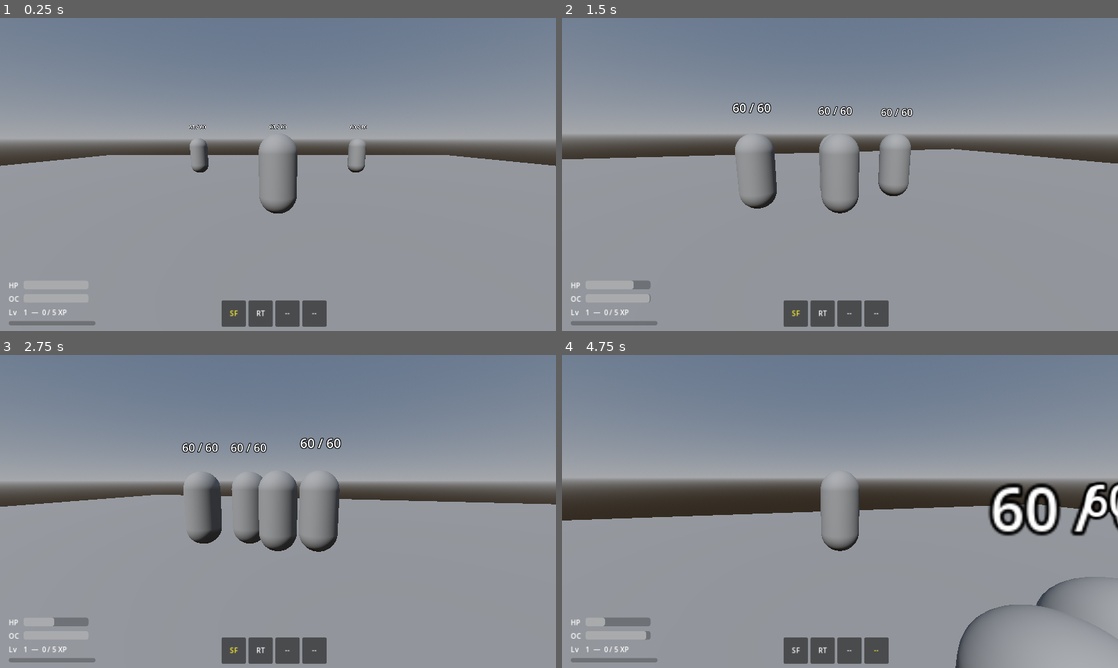
Above: before the commit, frames 1-4 (two rows, left to right).
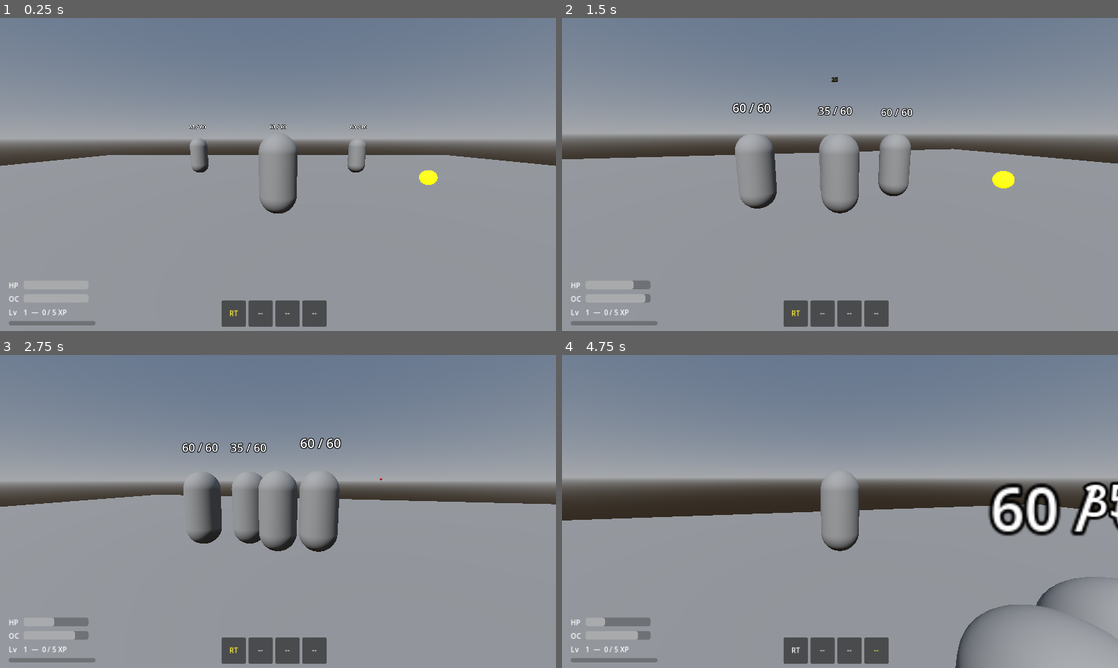
Above: after the commit, the same moments.

Repository: architectwuji-hash/sun-petal-kingdom
Game: Godot game, scene res://scenes/world/TestArena.tscn
Two runs of this game, one before a commit and one after it. Both use one fixed random seed, a clock stepped at 60 frames per second and the inputs below.
Inputs (mouse positions are in pixels of both pictures, inside the frame that each line leads up to):
- Up to frame 1 (0.25 s): no input
- Up to frame 2 (1.5 s): tap Enter (ui_accept) at 0.5, 0.77 s; move the mouse to (834, 180) at 0.52 s; hold Right mouse button (use_power) 0.53-1.28 s; hold W (move_forward) from 0.53 s (still down); move the mouse to (878, 177) at 1.27 s; click (878, 177) at 1.35 s
- Up to frame 3 (2.75 s): keep holding W (move_forward); tap Enter (ui_accept) at 1.52 s; right-click (316, 514) at 1.55 s; move the mouse to (233, 508) at 2.02 s; hold 1 (slot_1) from 2.03 s (still down); right-click (233, 508) at 2.3 s
- Up to frame 4 (4.75 s): move the mouse to (845, 511) at 2.77 s; release W (move_forward) at 2.78 s; release 1 (slot_1) at 2.78 s; hold A (move_left) 2.78-3.53 s; tap 2 (slot_2) at 2.85 s; tap Enter (ui_accept) at 3.02, 3.77, 4.52 s; right-click (845, 511) at 3.05 s; move the mouse to (817, 505) at 3.52 s; hold 3 (slot_3) 3.53-4.28 s; hold W (move_forward) from 3.53 s (still down); right-click (817, 505) at 3.8 s; move the mouse to (867, 511) at 4.27 s; tap 4 (slot_4) at 4.35 s; right-click (867, 511) at 4.55 s

The runs differ from the first frame. In frame 1, 0.2% of the frame differs, in the area x 41-79%, y 48-96%; in frame 2, 0.3%; in frame 3, 0.2%; in frame 4, 0.5%, in the area x 13-100%, y 40-96%.

Commit message:
Task 12: Sunflower becomes world pickup item
- Removed Sunflower from flower slot array (slots now: Rose, empty, empty, empty)
- Removed sunflower burst power from PowerHandler
- Created SunflowerPickup: Area3D glowing orb that restores 1000 Ocali on contact
- SunflowerPickup placed in TestArena at (6, 0, -4)
- Ocali restore correctly capped at player max via restore_ocali()

Co-Authored-By: Claude Sonnet 4.6 <noreply@anthropic.com>
Claude-Session: https://claude.ai/code/session_01Xdz41Yjj7Zi8p9do1ybWv2

Diff:
--- /dev/null
+++ b/scenes/world/SunflowerPickup.tscn
@@ -0,0 +1,28 @@
+[gd_scene load_steps=5 format=3 uid="uid://sunflowerpickup01"]
+
+[ext_resource type="Script" path="res://scripts/world/sunflower_pickup.gd" id="1_sfpickup"]
+
+[sub_resource type="SphereMesh" id="SphereMesh_sf"]
+radius = 0.3
+height = 0.6
+
+[sub_resource type="StandardMaterial3D" id="StandardMaterial3D_sf"]
+albedo_color = Color(1, 0.85, 0, 1)
+emission_enabled = true
+emission = Color(1, 0.85, 0, 1)
+emission_energy_multiplier = 1.5
+
+[sub_resource type="SphereShape3D" id="SphereShape3D_sf"]
+radius = 0.5
+
+[node name="SunflowerPickup" type="Area3D"]
+script = ExtResource("1_sfpickup")
+
+[node name="MeshInstance3D" type="MeshInstance3D" parent="."]
+transform = Transform3D(1, 0, 0, 0, 1, 0, 0, 0, 1, 0, 0.4, 0)
+mesh = SubResource("SphereMesh_sf")
+surface_material_override/0 = SubResource("StandardMaterial3D_sf")
+
+[node name="CollisionShape3D" type="CollisionShape3D" parent="."]
+transform = Transform3D(1, 0, 0, 0, 1, 0, 0, 0, 1, 0, 0.4, 0)
+shape = SubResource("SphereShape3D_sf")
--- a/scenes/world/TestArena.tscn
+++ b/scenes/world/TestArena.tscn
@@ -1,9 +1,10 @@
-[gd_scene load_steps=10 format=3 uid="uid://5invlqhtvn1q"]
+[gd_scene load_steps=11 format=3 uid="uid://5invlqhtvn1q"]
 
 [ext_resource type="PackedScene" uid="uid://hrf6sgf4ugqi" path="res://scenes/player/Player.tscn" id="1_player"]
 [ext_resource type="PackedScene" uid="uid://cgbwvjh3il5pc" path="res://scenes/ui/HUD.tscn" id="2_hud"]
 [ext_resource type="Script" path="res://scripts/world/test_arena.gd" id="3_test_arena"]
 [ext_resource type="PackedScene" uid="uid://bakm0x787d2sy" path="res://scenes/enemies/BasicEnemy.tscn" id="4_enemy"]
+[ext_resource type="PackedScene" path="res://scenes/world/SunflowerPickup.tscn" id="5_sfpickup"]
 
 [sub_resource type="ProceduralSkyMaterial" id="ProceduralSkyMaterial_sky"]
 
@@ -54,3 +55,6 @@
 
 [node name="BasicEnemy3" parent="." instance=ExtResource("4_enemy")]
 transform = Transform3D(1, 0, 0, 0, 1, 0, 0, 0, 1, 4, 0, -6)
+
+[node name="SunflowerPickup" parent="." instance=ExtResource("5_sfpickup")]
+transform = Transform3D(1, 0, 0, 0, 1, 0, 0, 0, 1, 6, 0, -4)
--- a/scripts/player/flower_loadout.gd
+++ b/scripts/player/flower_loadout.gd
@@ -6,7 +6,7 @@
 const MAX_SLOTS: int = 4
 
 # Each slot holds a flower name string or "" if empty
-var slots: Array[String] = ["Sunflower", "Rose", "", ""]
+var slots: Array[String] = ["Rose", "", "", ""]
 var active_slot: int = 0
 
 
--- a/scripts/player/power_handler.gd
+++ b/scripts/player/power_handler.gd
@@ -1,8 +1,6 @@
 extends Node
 class_name PowerHandler
 
-@export var sunflower_burst_amount: int = 150
-@export var sunflower_burst_cost: int = 75
 @export var rose_thorn_cost: int = 50
 
 const RoseThornScene := preload("res://scenes/player/RoseThorn.tscn")
@@ -21,18 +19,8 @@
 	if flower == "":
 		return
 	match flower:
-		"Sunflower":
-			_use_sunflower()
 		"Rose":
 			_use_rose()
-
-
-func _use_sunflower() -> void:
-	if _player.ocali <= sunflower_burst_cost:
-		return
-	if not _player.spend_ocali(sunflower_burst_cost):
-		return
-	_player.restore_ocali(sunflower_burst_amount)
 
 
 func _use_rose() -> void:
--- /dev/null
+++ b/scripts/world/sunflower_pickup.gd
@@ -0,0 +1,16 @@
+extends Area3D
+class_name SunflowerPickup
+
+const OCALI_RESTORE: int = 1000
+
+
+func _ready() -> void:
+	body_entered.connect(_on_body_entered)
+
+
+func _on_body_entered(body: Node3D) -> void:
+	if body.is_in_group("player"):
+		var player := body as Player
+		if player:
+			player.restore_ocali(OCALI_RESTORE)
+			queue_free()
